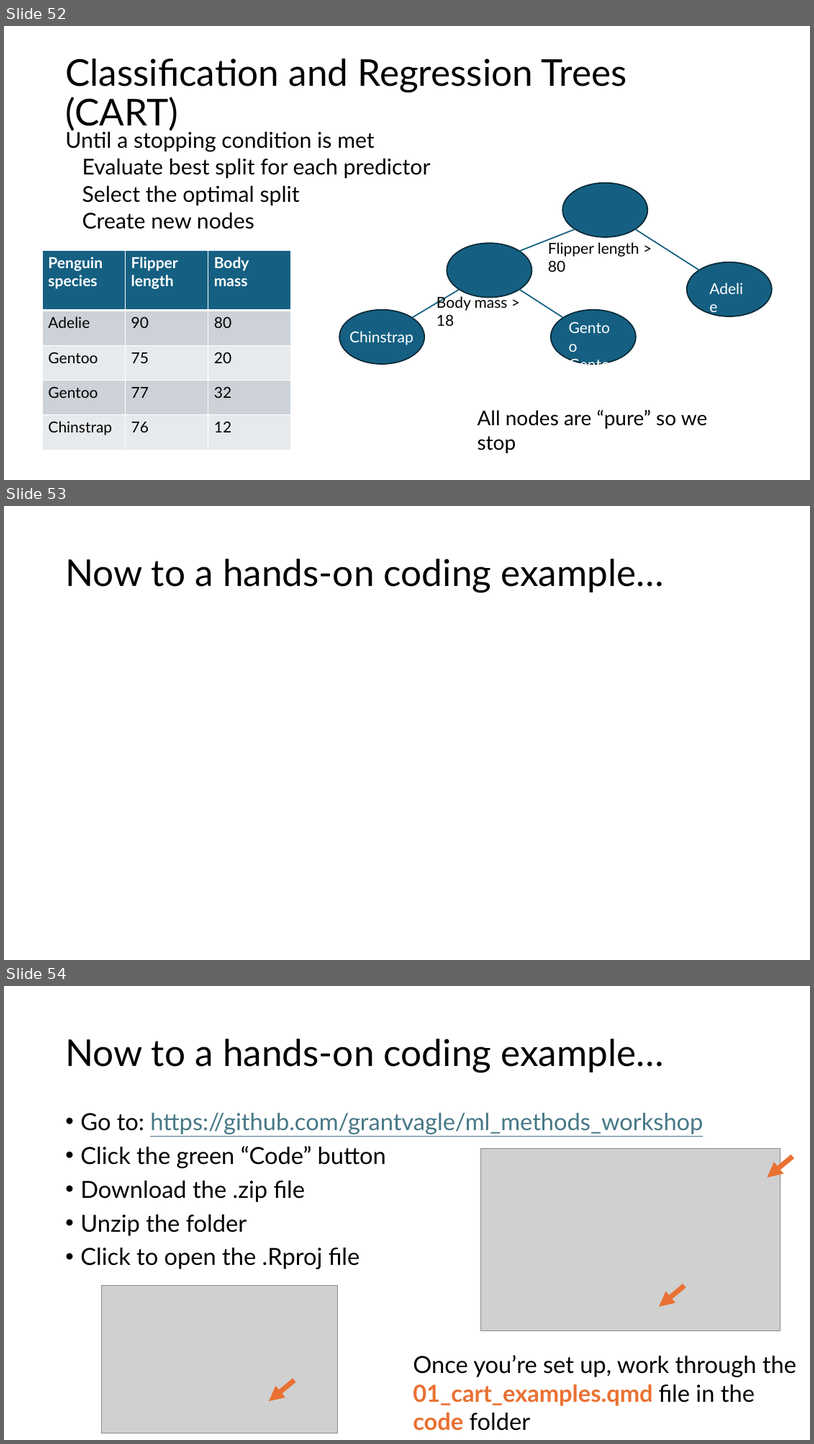
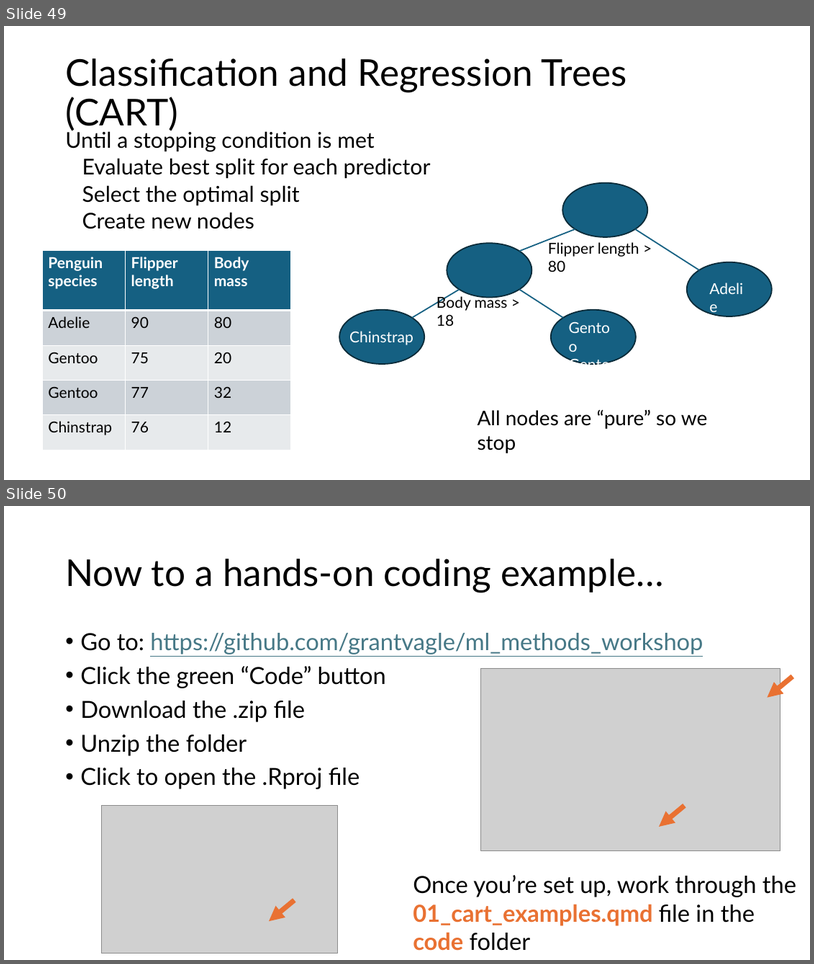
Before and after one commit to grantvagle/ml_methods_workshop, a slide deck: slides/02_model_eval_cv.pptx. Shown one above the other, each under a label of ours: slides 52, 53 and 54 before the commit, slides 49 and 50 after it. The pictures are 814x1444 and 814x964 pixels, drawn with LibreOffice and Linux fonts; fonts in the diff are those of the drawing; grey boxes stand for pictures. Boxes give left, top, right and bottom in pixels: in the first picture for what was removed or moved away, otherwise in the second. Text is boxed around its words. In the diff, an @@ line names an element or a change of style, - is before the commit and + after.

```diff
--- a/slides/02_model_eval_cv.pptx
+++ b/slides/02_model_eval_cv.pptx
@@ slide 53 removed at (4,506,810,960), background #FFFFFF @@
@@ title removed at (65,559,665,592) @@
-Now to a hands-on coding example…
@@ what was slide 52 is now slide 49 @@
@@ what was slide 54 is now slide 50 @@
```
Also in this commit, not shown: 1 slide changed, 4 other slides removed, 1 other file.
